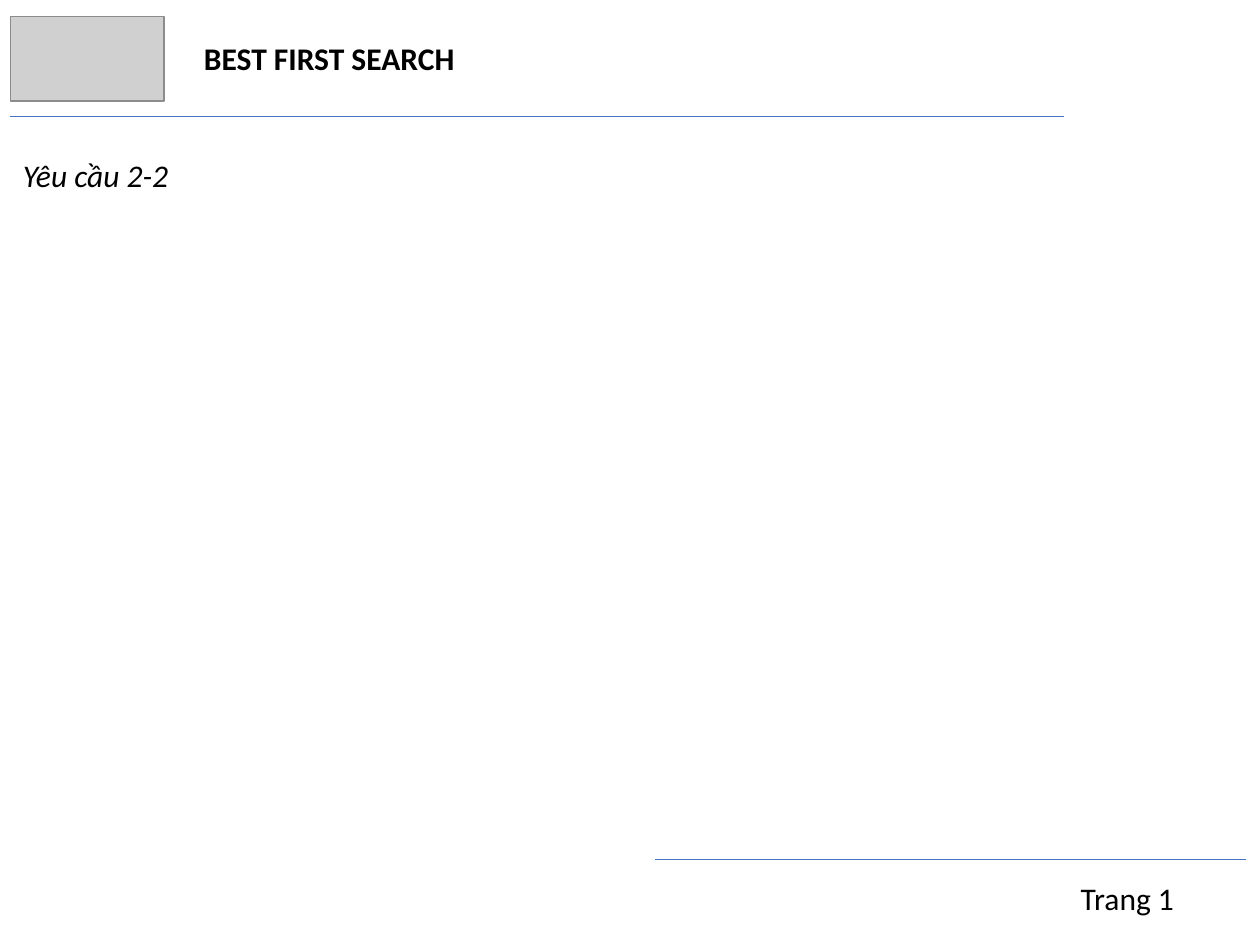
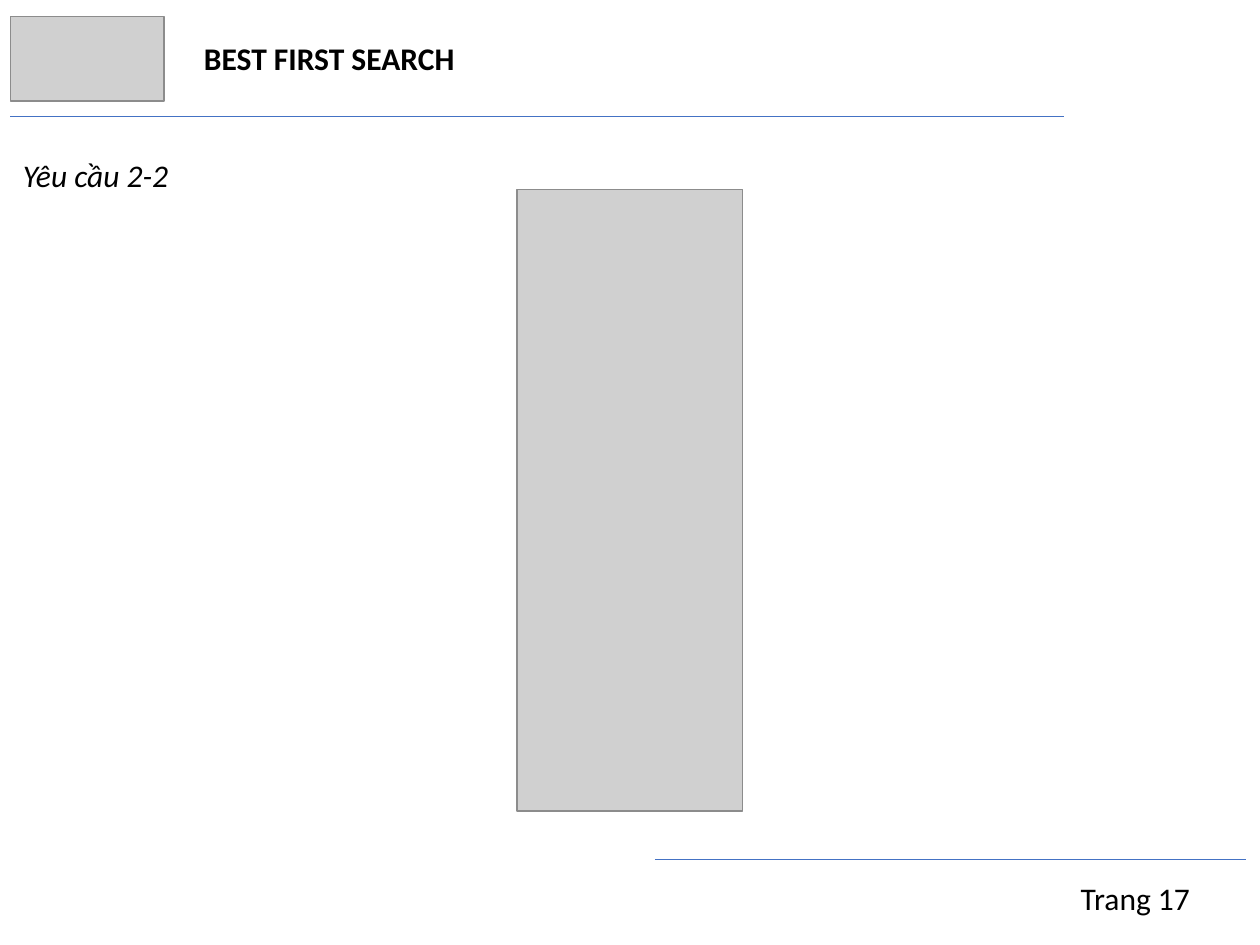
Before and after one commit to trngbro/AI, a slide deck: slide 17 of present/presentation.pptx. Drawn at 1260x945 pixels with LibreOffice and Linux fonts; fonts in the diff are those of the drawing; grey boxes stand for pictures. Boxes give left, top, right and bottom in pixels: in the first picture for what was removed or moved away, otherwise in the second. Text is boxed around its words. In the diff, an @@ line names an element or a change of style, - is before the commit and + after.

```diff
--- a/present/presentation.pptx
+++ b/present/presentation.pptx
@@ picture added at (x1=517, y1=189, x2=742, y2=810) @@
@@ text at (x1=1081, y1=889, x2=1190, y2=916): text changed @@
-Trang 1
+Trang 17
```
Also in this commit, not shown: 24 other slides changed.
